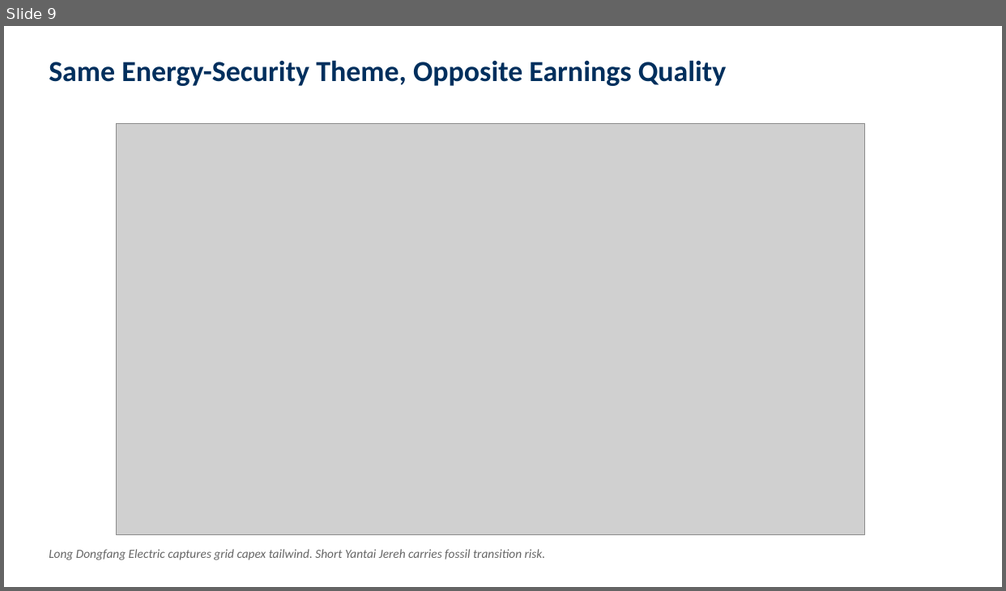
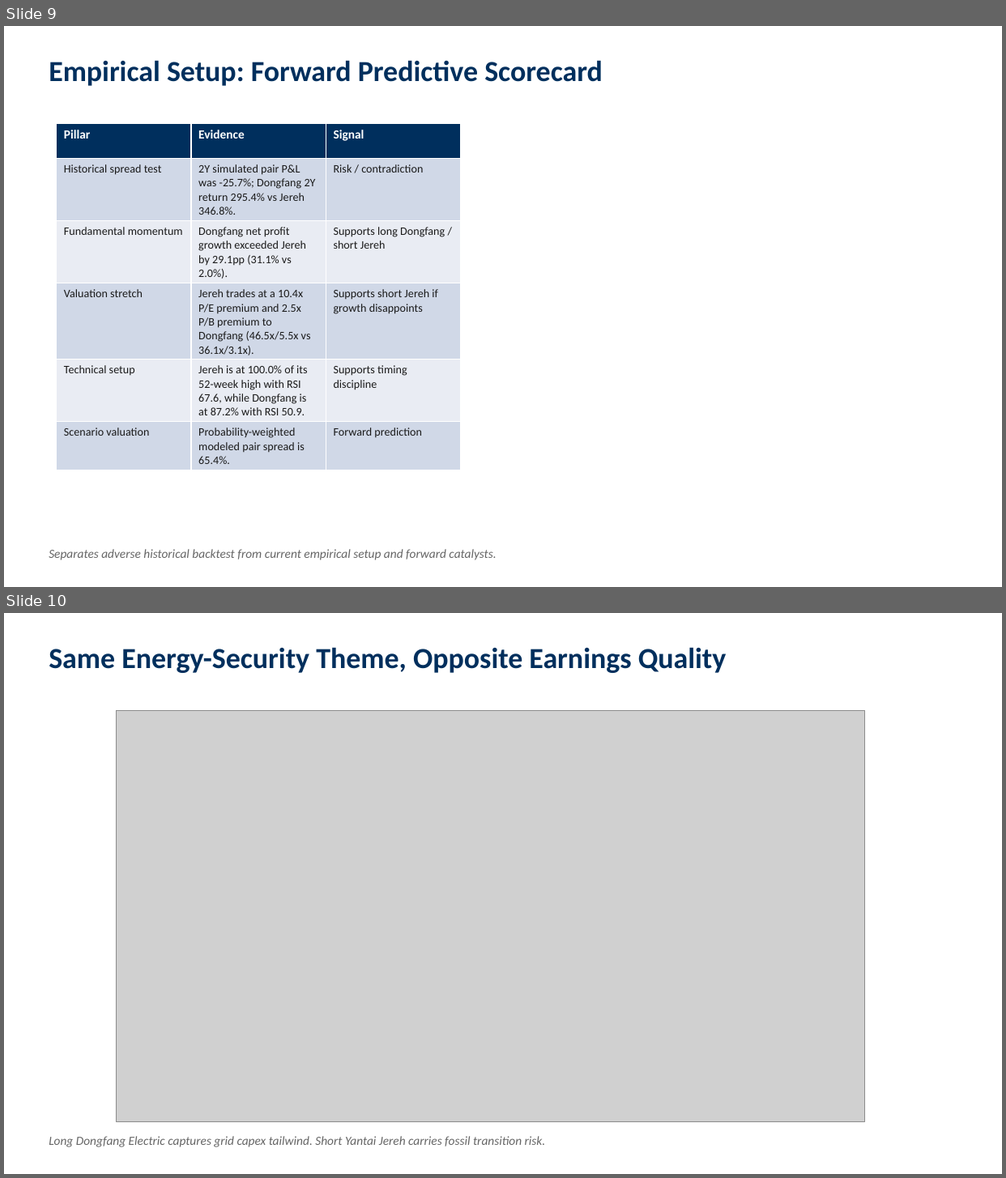
Before and after one commit to skumyol/ubs, a slide deck: deck/UBS_Pitch_Deck_AUTO.pptx. Shown one above the other, each under a label of ours: slide 9 before the commit, slides 9 and 10 after it. The pictures are 1006x591 and 1006x1178 pixels, drawn with LibreOffice and Linux fonts; fonts in the diff are those of the drawing; grey boxes stand for pictures. Boxes give left, top, right and bottom in pixels: in the first picture for what was removed or moved away, otherwise in the second. Text is boxed around its words. In the diff, an @@ line names an element or a change of style, - is before the commit and + after.

```diff
--- a/deck/UBS_Pitch_Deck_AUTO.pptx
+++ b/deck/UBS_Pitch_Deck_AUTO.pptx
@@ slide 9 added at bbox=[4, 26, 1002, 587], background #FFFFFF @@
@@ text added at bbox=[49, 60, 603, 86], 28 pt, text #002F5D, bold @@
+Empirical Setup: Forward Predictive Scorecard
@@ table added at bbox=[57, 123, 461, 467], 6 rows, 3 columns @@
+Pillar | Evidence | Signal
+Historical spread test | 2Y simulated pair P&L was -25.7%; Dongfang 2Y return 295.4% vs Jereh 346.8%. | Risk / contradiction
+Fundamental momentum | Dongfang net profit growth exceeded Jereh by 29.1pp (31.1% vs 2.0%). | Supports long Dongfang / short Jereh
+Valuation stretch | Jereh trades at a 10.4x P/E premium and 2.5x P/B premium to Dongfang (46.5x/5.5x vs 36.1x/3.1x). | Supports short Jereh if growth disappoints
+Technical setup | Jereh is at 100.0% of its 52-week high with RSI 67.6, while Dongfang is at 87.2% with RSI 50.9. | Supports timing discipline
+Scenario valuation | Probability-weighted modeled pair spread is 65.4%. | Forward prediction
@@ text added at bbox=[49, 549, 496, 561], 12 pt, text #666666, italic @@
+Separates adverse historical backtest from current empirical setup and forward catalysts.
@@ what was slide 9 is now slide 10 @@
```
Also in this commit, not shown: 13 slides changed, 1 other slide added, 7 slides removed, 33 other files.
